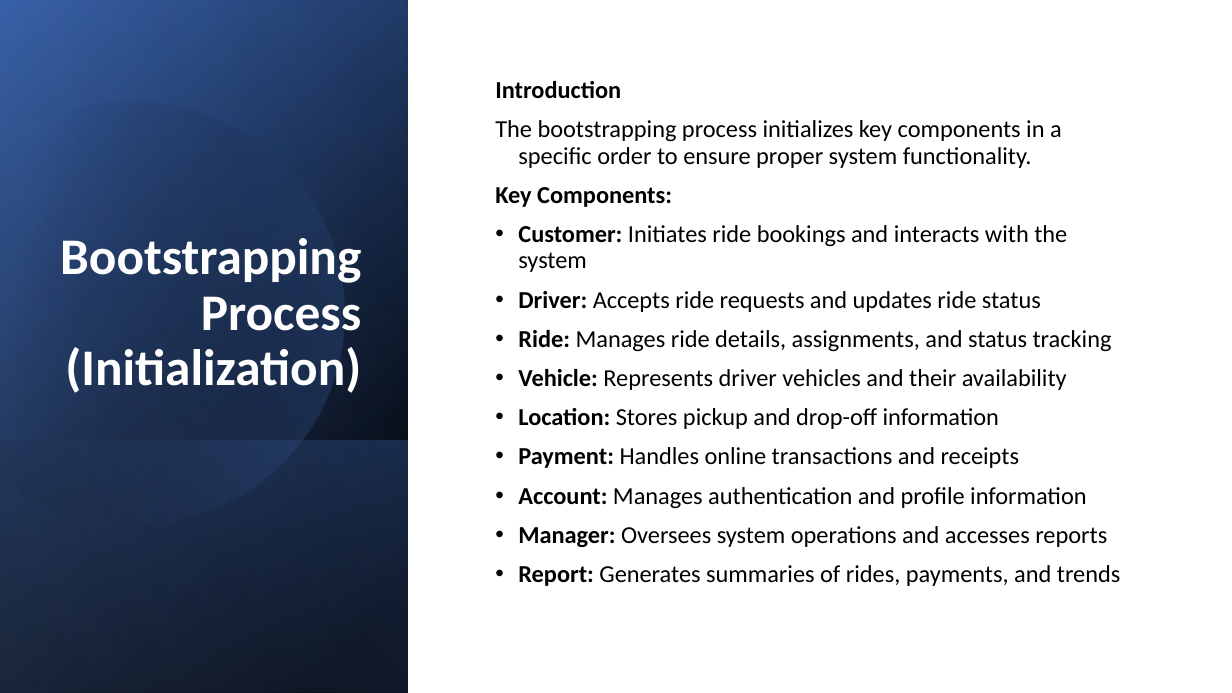
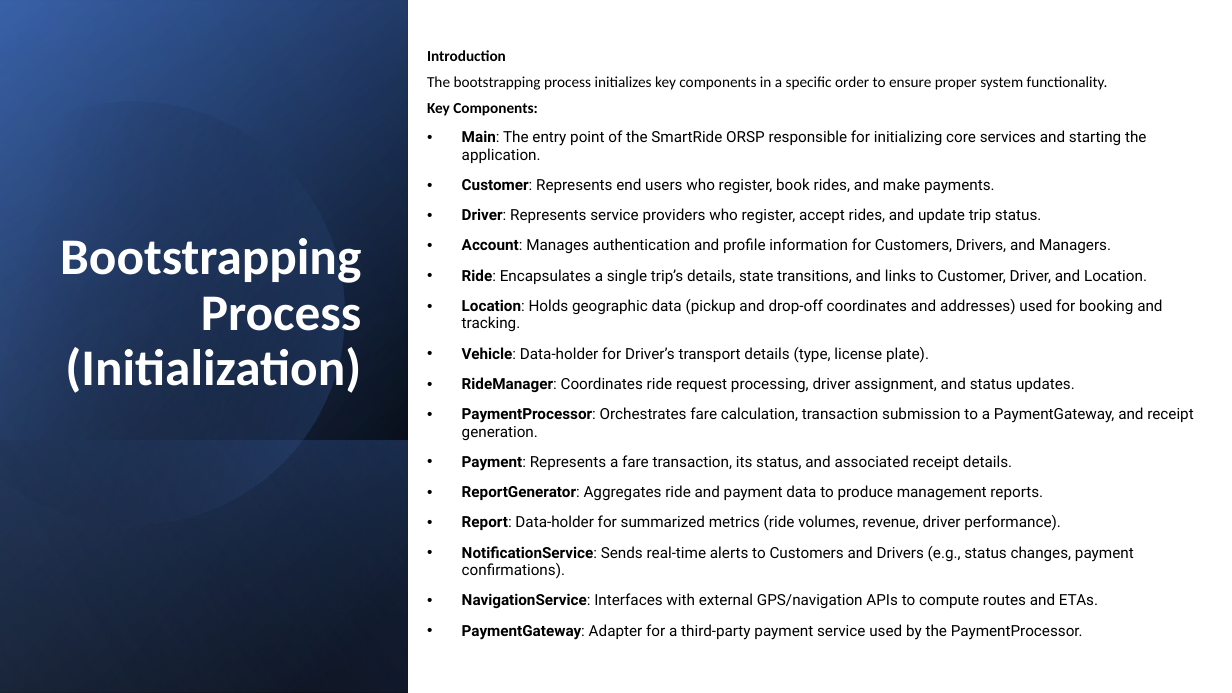
Before and after one commit to CheetoBuri/SE_SmartRide, a slide deck: slide 43 of 523K0010_523K0013.pptx (slide 21 before the commit). Drawn at 1232x693 pixels with LibreOffice and Linux fonts; fonts in the diff are those of the drawing. Boxes give left, top, right and bottom in pixels: in the first picture for what was removed or moved away, otherwise in the second. Text is boxed around its words. In the diff, an @@ line names an element or a change of style, - is before the commit and + after.

Commit message:
Added initialization and updated pptx

```diff
--- a/523K0010_523K0013.pptx
+++ b/523K0010_523K0013.pptx
@@ text "Introduction": place and size @@
-text "Introduction" at (495,81,1121,586)
+text "Introduction" at (427,50,1193,640)
@@ text at (427,50,1108,116): size 19 to 11.9 pt in "Introduction", "The bootstrapping process initializes key components in ...", "Key Components:"; line spacing 0.9 to 0.7 @@
@@ text at (462,130,1193,640): text changed; size 19 to 11.9 pt; font Calibri to Roboto @@
-• Customer: Initiates ride bookings and interacts with the system
-• Driver: Accepts ride requests and updates ride status
-• Ride: Manages ride details, assignments, and status tracking
-• Vehicle: Represents driver vehicles and their availability
-• Location: Stores pickup and drop-off information
-• Payment: Handles online transactions and receipts
-• Account: Manages authentication and profile information
-• Manager: Oversees system operations and accesses reports
-• Report: Generates summaries of rides, payments, and trends
+• Main: The entry point of the SmartRide ORSP responsible for initializing core services and starting the application.
+• Customer: Represents end users who register, book rides, and make payments.
+• Driver: Represents service providers who register, accept rides, and update trip status.
+• Account: Manages authentication and profile information for Customers, Drivers, and Managers.
+• Ride: Encapsulates a single trip’s details, state transitions, and links to Customer, Driver, and Location.
+• Location: Holds geographic data (pickup and drop-off coordinates and addresses) used for booking and tracking.
+• Vehicle: Data-holder for Driver’s transport details (type, license plate).
+• RideManager: Coordinates ride request processing, driver assignment, and status updates.
+• PaymentProcessor: Orchestrates fare calculation, transaction submission to a PaymentGateway, and receipt generation.
+• Payment: Represents a fare transaction, its status, and associated receipt details.
+• ReportGenerator: Aggregates ride and payment data to produce management reports.
+• Report: Data-holder for summarized metrics (ride volumes, revenue, driver performance).
+• NotificationService: Sends real-time alerts to Customers and Drivers (e.g., status changes, payment confirmations).
+• NavigationService: Interfaces with external GPS/navigation APIs to compute routes and ETAs.
+• PaymentGateway: Adapter for a third-party payment service used by the PaymentProcessor.
```
Also in this commit, not shown: 17 other slides changed, 31 slides added, 5 slides removed, 29 other files.
